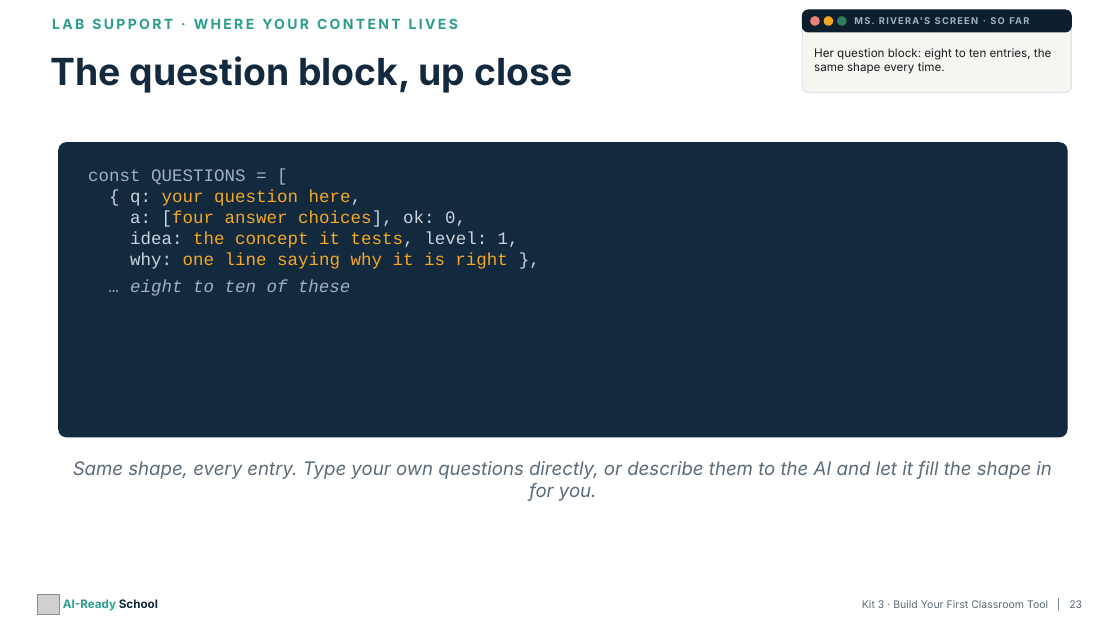
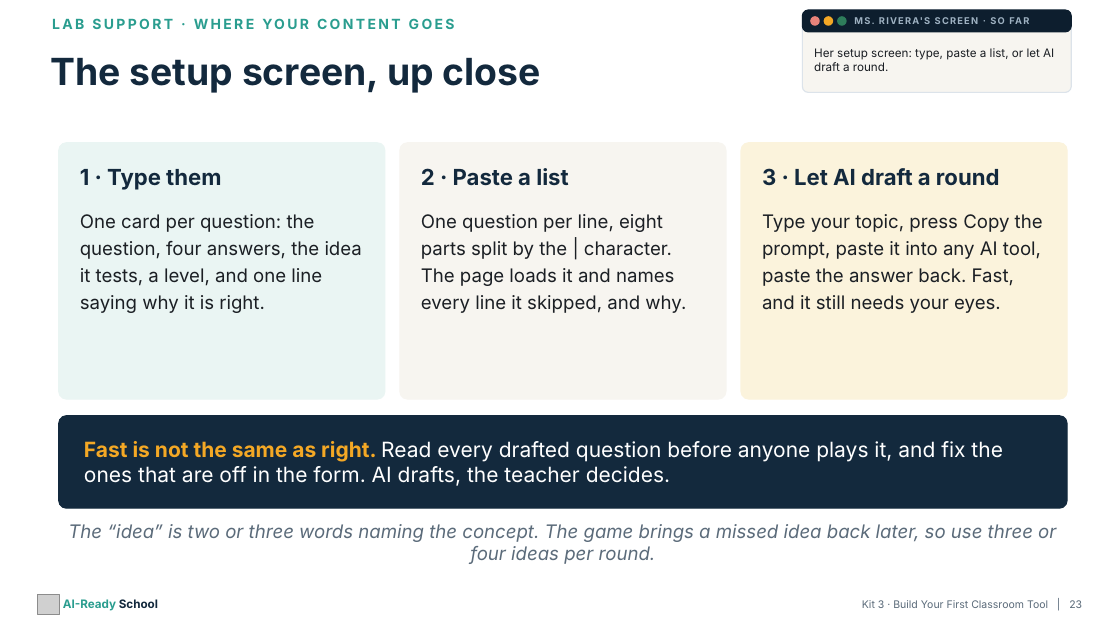
Before and after one commit to aspinozzi1/Ai-School-Ready, a slide deck: slide 23 of kits/kit03-tpt/Kit03_PresentationDeck.pptx. Drawn at 1120x630 pixels with LibreOffice and Linux fonts; fonts in the diff are those of the drawing; grey boxes stand for pictures. Boxes give left, top, right and bottom in pixels: in the first picture for what was removed or moved away, otherwise in the second. Text is boxed around its words. In the diff, an @@ line names an element or a change of style, - is before the commit and + after.

```diff
--- a/kits/kit03-tpt/Kit03_PresentationDeck.pptx
+++ b/kits/kit03-tpt/Kit03_PresentationDeck.pptx
@@ text at [52, 12, 783, 37]: text changed @@
-LAB SUPPORT · WHERE YOUR CONTENT LIVES
+LAB SUPPORT · WHERE YOUR CONTENT GOES
@@ text at [50, 58, 541, 93]: text changed @@
-The question block, up close
+The setup screen, up close
@@ text at [814, 48, 1054, 71]: text changed @@
-Her question block: eight to ten entries, the same shape every time.
+Her setup screen: type, paste a list, or let AI draft a round.
@@ rounded rectangle: place and size @@
-rounded rectangle at [59, 143, 1067, 437]
+rounded rectangle at [59, 143, 385, 399]
@@ rounded rectangle at [59, 143, 385, 399]: fill #13293D to #EAF5F3; outline #13293D 1 pt to #EAF5F3 1 pt; proportions changed @@
@@ rounded rectangle added at [400, 143, 726, 399], fill #F7F5F0, outline #F7F5F0 1 pt @@
@@ rounded rectangle added at [741, 143, 1067, 399], fill #FBF3DC, outline #FBF3DC 1 pt @@
@@ text added at [80, 169, 221, 190], 19 pt, text #13293D, bold @@
+1 · Type them
@@ text removed at [88, 169, 519, 296] @@
-const QUESTIONS = [
-{ q: your question here,
-a: [four answer choices], ok: 0,
-idea: the concept it tests, level: 1,
-why: one line saying why it is right },
-… eight to ten of these
@@ text added at [421, 168, 568, 186], 19 pt, text #13293D, bold @@
+2 · Paste a list
@@ text added at [762, 168, 1000, 186], 19 pt, text #13293D, bold @@
+3 · Let AI draft a round
@@ text "One card per question: the ..." at [80, 214, 362, 313]: vertical alignment middle to top @@
@@ text at [80, 214, 362, 313]: text changed; text colour #5B6B7A to #1B1F24; italic off @@
-Same shape, every entry. Type your own questions directly, or describe them to the AI and let it fill the shape in for you.
+One card per question: the question, four answers, the idea it tests, a level, and one line saying why it is right.
@@ text added at [421, 214, 686, 313], 16 pt, text #1B1F24 @@
+One question per line, eight parts split by the | character. The page loads it and names every line it skipped, and why.
@@ text added at [762, 214, 1043, 313], 16 pt, text #1B1F24 @@
+Type your topic, press Copy the prompt, paste it into any AI tool, paste the answer back. Fast, and it still needs your eyes.
@@ rounded rectangle added at [59, 416, 1067, 508], fill #13293D, outline #13293D 1 pt @@
@@ text added at [84, 441, 1003, 486], 18 pt, text #FFFFFF @@
+Fast is not the same as right. Read every drafted question before anyone plays it, and fix the ones that are off in the form. AI drafts, the teacher decides.
@@ text added at [68, 524, 1056, 564], 16 pt, text #5B6B7A, italic @@
+The “idea” is two or three words naming the concept. The game brings a missed idea back later, so use three or four ideas per round.
```
Also in this commit, not shown: 6 other slides changed, 39 other files.
